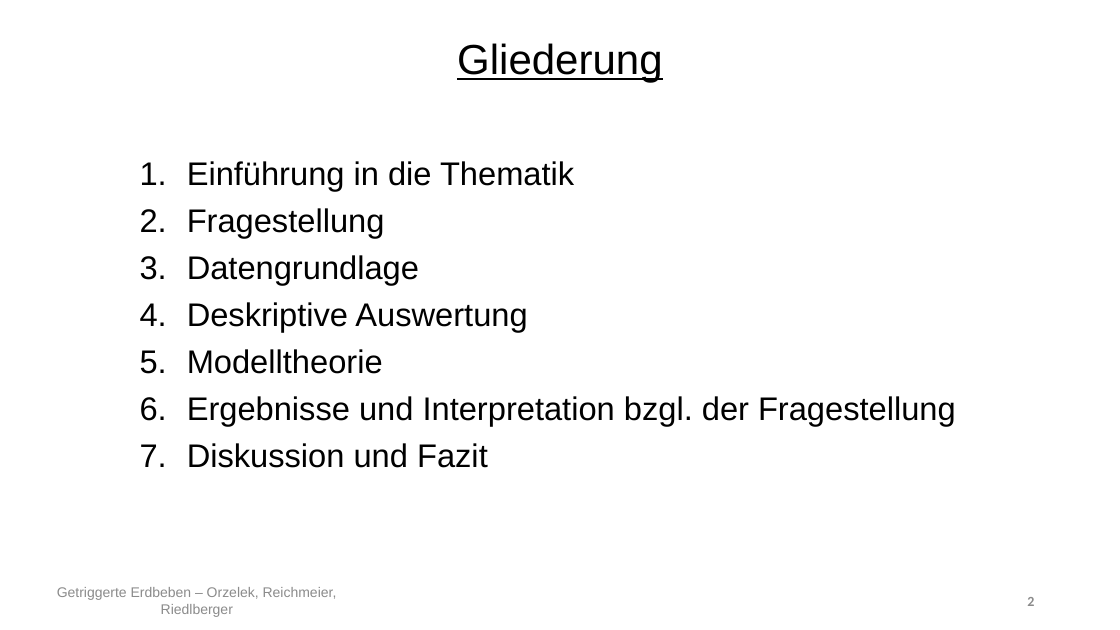
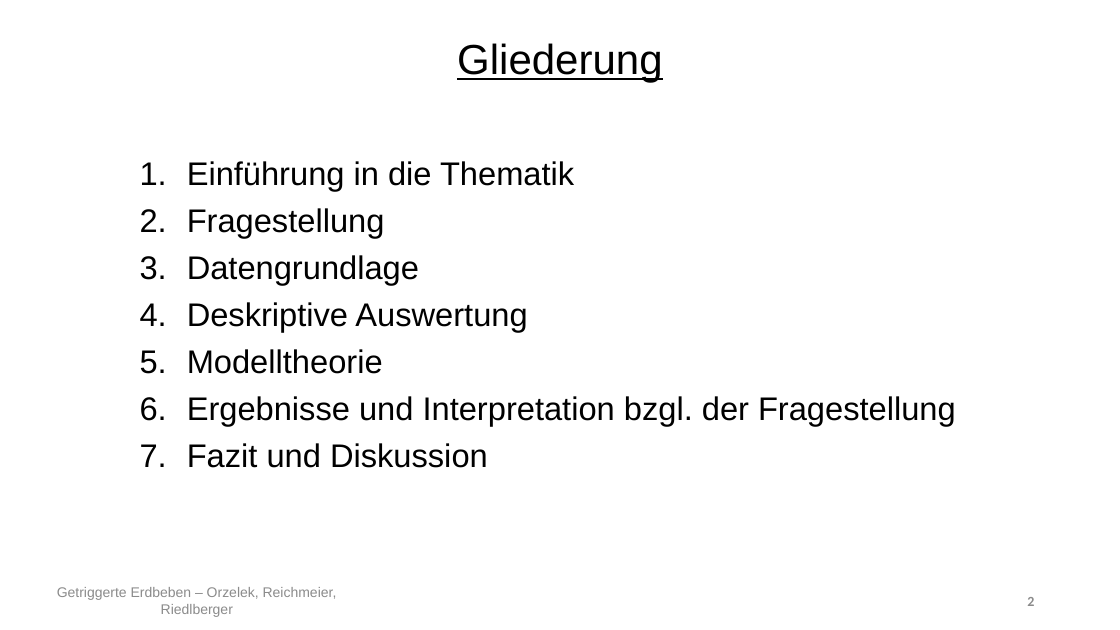
Before and after one commit to Kati77/Praktikum-Erdbeben, a slide deck: slide 2 of pp - AbschlusspräsentationX.pptx. Drawn at 1120x630 pixels with LibreOffice and Linux fonts; fonts in the diff are those of the drawing. Boxes give left, top, right and bottom in pixels: in the first picture for what was removed or moved away, otherwise in the second. Text is boxed around its words. In the diff, an @@ line names an element or a change of style, - is before the commit and + after.

```diff
--- a/pp - AbschlusspräsentationX.pptx
+++ b/pp - AbschlusspräsentationX.pptx
@@ text at [187, 443, 488, 468]: text changed @@
-7. Diskussion und Fazit
+7. Fazit und Diskussion
```
Also in this commit, not shown: 12 other slides changed, 23 slides added.
